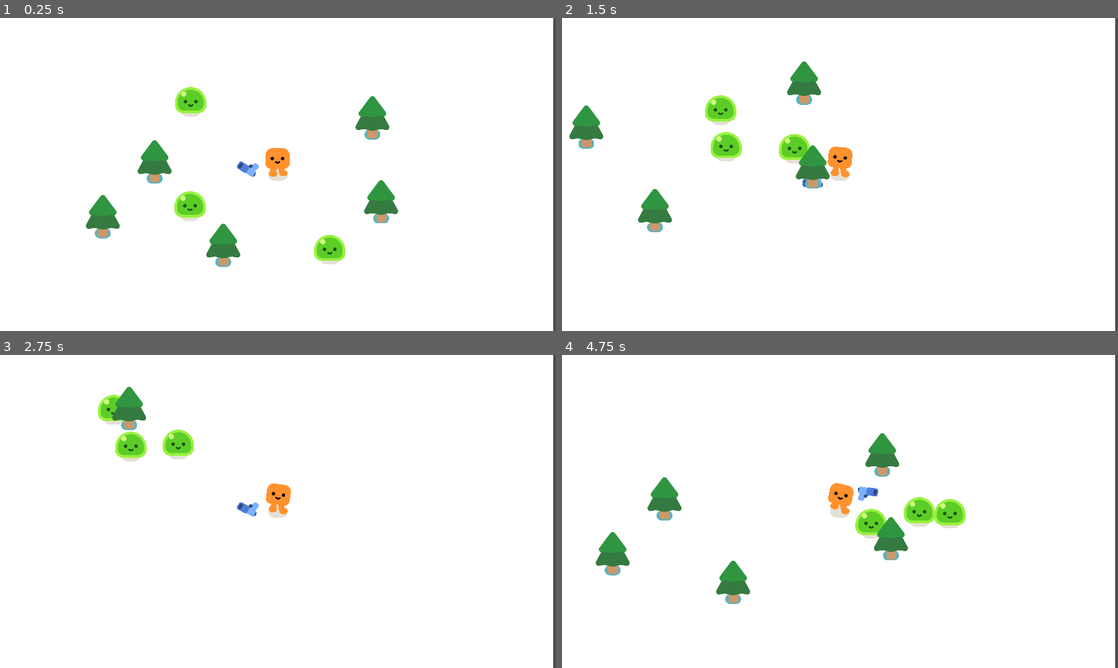
Above: before the commit, frames 1-4 (two rows, left to right).
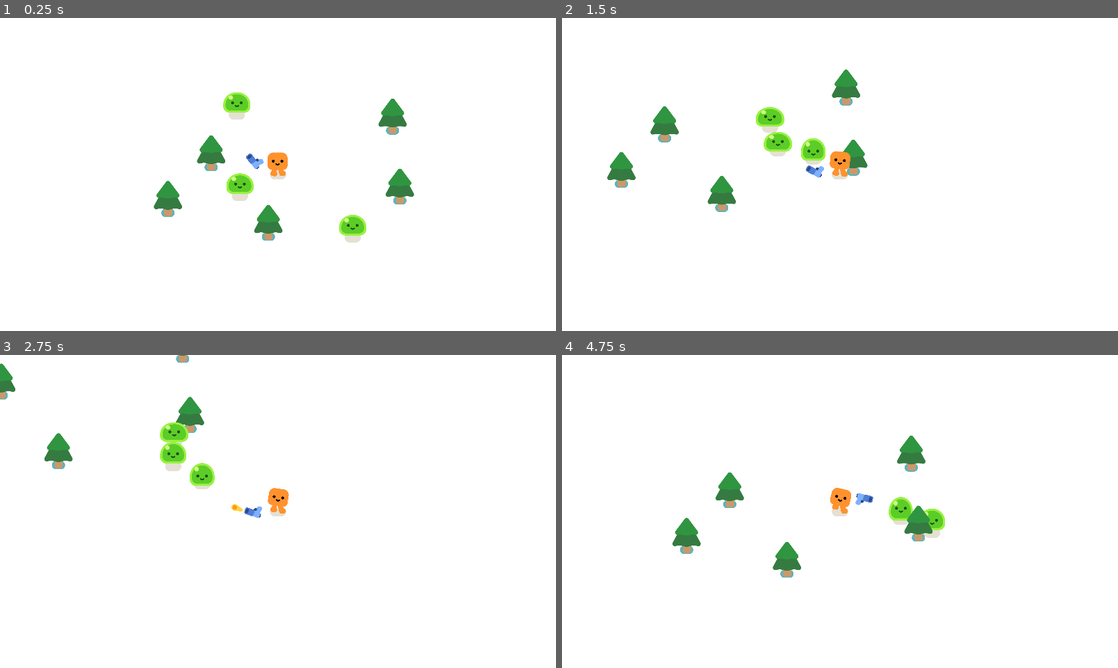
Above: after the commit, the same moments.

Repository: GuroxDG/2d-SurvivorGame-GdQuest
Game: Godot game, scene res://survivor_game.tscn
The game is run twice, just before and just after one commit, with the same random seed, the same clock (stepped at 60 frames per second) and the same inputs.
Inputs:
- Up to frame 1 (0.25 s): no input
- Up to frame 2 (1.5 s): hold D (move_right) 0.53-1.28 s; hold S (move_down) from 1.28 s (still down)
- Up to frame 3 (2.75 s): release S (move_down) at 2.03 s; hold D (move_right) from 2.03 s (still down)
- Up to frame 4 (4.75 s): release D (move_right) at 2.78 s; hold W (move_up) 2.78-3.53 s; hold A (move_left) from 3.53 s (still down)

The runs differ from the first frame. In frame 1, 7.3% of the frame differs, in the area x 15-100%, y 0-100%; in frame 2, 6.3%; in frame 3, 3.9%; in frame 4, 6.5%.

Commit message:
add bullet function

Diff:
--- a/Mob.gd
+++ b/Mob.gd
@@ -1,11 +1,27 @@
 extends CharacterBody2D
+
+var health = 3
 
 @onready var player = get_node("/root/Game/Player")
 
 #func _ready():
 #	player = get_node("/root/Game/Player")
 
+func _ready():
+	%Slime.play_walk()
+
 func _physics_process(delta):
 	var direction = global_position.direction_to(player.global_position)
 	velocity = direction * 300.0
 	move_and_slide()
+
+func take_damage():
+	health -=1
+	%Slime.play_hurt()
+
+	if health < 0:
+		queue_free()
+		const SMOKE_SCENE = preload("res://smoke_explosion/smoke_explosion.tscn")
+		var smoke = SMOKE_SCENE.instantiate()
+		get_parent().add_child(smoke)
+		smoke.global_position = global_position
--- /dev/null
+++ b/bullet.gd
@@ -0,0 +1,20 @@
+extends Area2D
+
+var travelled_distance = 0
+
+func _physics_process(delta):
+	const SPEED = 1000
+	const RANGE = 1200
+
+	var direction = Vector2.RIGHT.rotated(rotation)
+	position += direction * SPEED * delta
+
+	travelled_distance += SPEED * delta
+	if travelled_distance > RANGE:
+		queue_free()
+
+
+func _on_body_entered(body):
+	queue_free()
+	if body.has_method("take_damage"):
+		body.take_damage()
--- /dev/null
+++ b/bullet.tscn
@@ -0,0 +1,22 @@
+[gd_scene load_steps=4 format=3 uid="uid://cooyhvuxmhhcb"]
+
+[ext_resource type="Texture2D" uid="uid://dftkbqwsfd68r" path="res://pistol/projectile.png" id="1_rpojr"]
+[ext_resource type="Script" path="res://bullet.gd" id="1_svnvd"]
+
+[sub_resource type="CircleShape2D" id="CircleShape2D_7rm15"]
+radius = 18.0278
+
+[node name="Bullet" type="Area2D"]
+top_level = true
+collision_layer = 0
+collision_mask = 3
+script = ExtResource("1_svnvd")
+
+[node name="Projectile" type="Sprite2D" parent="."]
+position = Vector2(-11, -1)
+texture = ExtResource("1_rpojr")
+
+[node name="CollisionShape2D" type="CollisionShape2D" parent="."]
+shape = SubResource("CircleShape2D_7rm15")
+
+[connection signal="body_entered" from="." to="." method="_on_body_entered"]
--- a/characters/slime/slime.gd
+++ b/characters/slime/slime.gd
@@ -8,3 +8,6 @@
 func play_hurt():
 	%AnimationPlayer.play("hurt")
 	%AnimationPlayer.queue("walk")
+
+func play_died():
+	%AnimationPlayer.play("")
--- a/gun.gd
+++ b/gun.gd
@@ -6,3 +6,15 @@
 	if enemies_in_range.size() > 0:
 		var target_enemy = enemies_in_range.front()
 		look_at(target_enemy.global_position)
+
+func shoot():
+	const BULLET = preload("res://bullet.tscn")
+	var new_bullet = BULLET.instantiate()
+	new_bullet.global_position = %ShootingPoint.global_position
+	new_bullet.global_rotation = %ShootingPoint.global_rotation
+
+	%ShootingPoint.add_child(new_bullet)
+
+
+func _on_timer_timeout():
+	shoot()
--- a/gun.tscn
+++ b/gun.tscn
@@ -21,4 +21,11 @@
 texture = ExtResource("1_2lyvp")
 
 [node name="ShootingPoint" type="Marker2D" parent="WeaponPivot/Pistol"]
+unique_name_in_owner = true
 position = Vector2(25, -11)
+
+[node name="Timer" type="Timer" parent="."]
+wait_time = 0.3
+autostart = true
+
+[connection signal="timeout" from="Timer" to="." method="_on_timer_timeout"]
--- a/mob.tscn
+++ b/mob.tscn
@@ -12,6 +12,7 @@
 script = ExtResource("1_ylr0p")
 
 [node name="Slime" parent="." instance=ExtResource("2_tqo2v")]
+unique_name_in_owner = true
 
 [node name="CollisionShape2D" type="CollisionShape2D" parent="."]
 position = Vector2(0, -29)
--- a/player.tscn
+++ b/player.tscn
@@ -17,6 +17,7 @@
 shape = SubResource("CircleShape2D_ym2k3")
 
 [node name="Camera2D" type="Camera2D" parent="."]
+zoom = Vector2(0.5, 0.5)
 
 [node name="Gun" parent="." instance=ExtResource("3_voc4f")]
 position = Vector2(0, -21)
--- a/project.godot
+++ b/project.godot
@@ -81,8 +81,6 @@
 
 [display]
 
-window/size/viewport_width=1920
-window/size/viewport_height=1080
 window/stretch/mode="canvas_items"
 
 [dotnet]
--- a/survivor_game.tscn
+++ b/survivor_game.tscn
@@ -15,7 +15,7 @@
 offset_bottom = 1092.0
 
 [node name="Player" parent="." instance=ExtResource("1_77ovt")]
-position = Vector2(1172, 491)
+position = Vector2(1023, 535)
 
 [node name="Trees" type="Node2D" parent="."]
 y_sort_enabled = true
